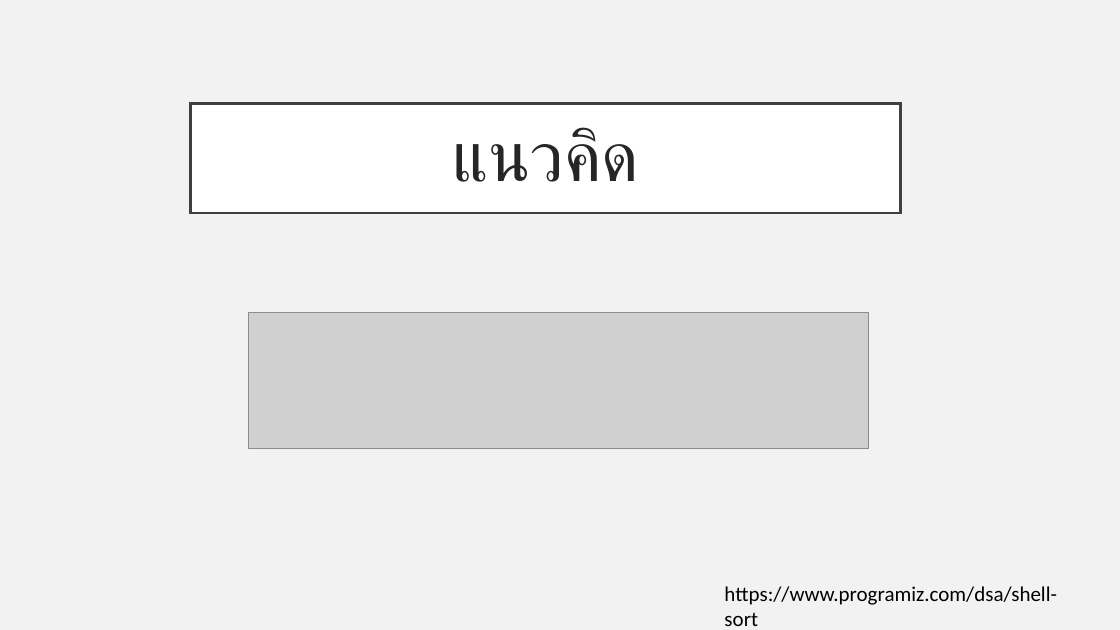
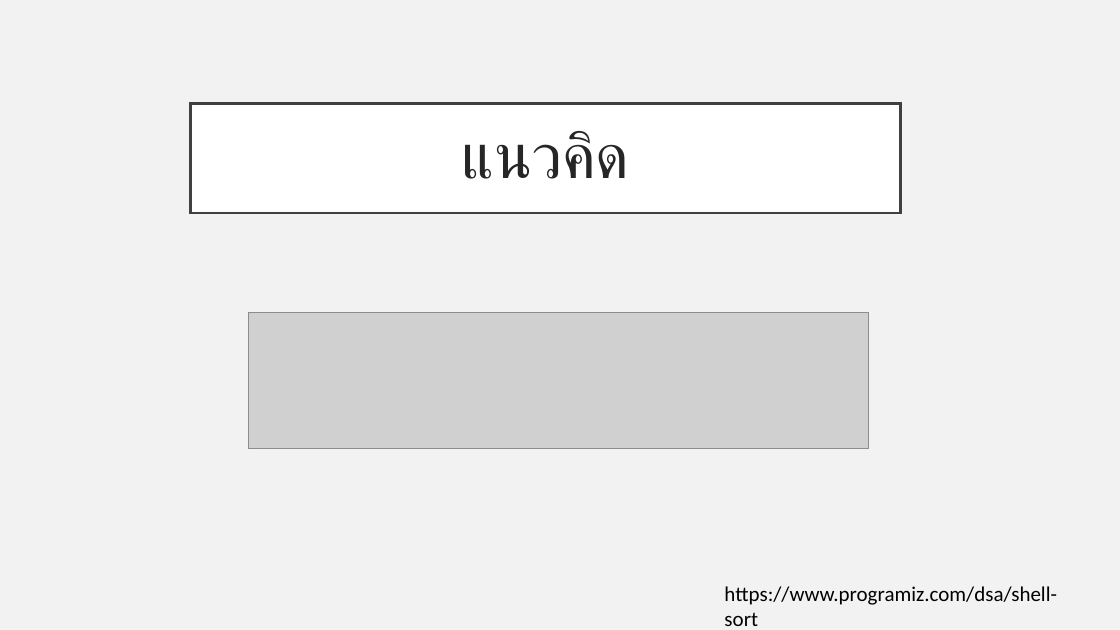
Before and after one commit to PoowadolRungtabnapa/Problem-Solving, a slide deck: slide 2 of Shell Sort.ppt. Drawn at 1120x630 pixels with LibreOffice and Linux fonts; fonts in the diff are those of the drawing; grey boxes stand for pictures. Boxes give left, top, right and bottom in pixels: in the first picture for what was removed or moved away, otherwise in the second. Text is boxed around its words. In the diff, an @@ line names an element or a change of style, - is before the commit and + after.

```diff
--- a/Shell Sort.ppt
+++ b/Shell Sort.ppt
@@ title "แนวคิด" at (191,104,900,213): size 60 to 54 pt @@
```
Also in this commit, not shown: 6 other slides changed, 1 slide added, 4 other files.
